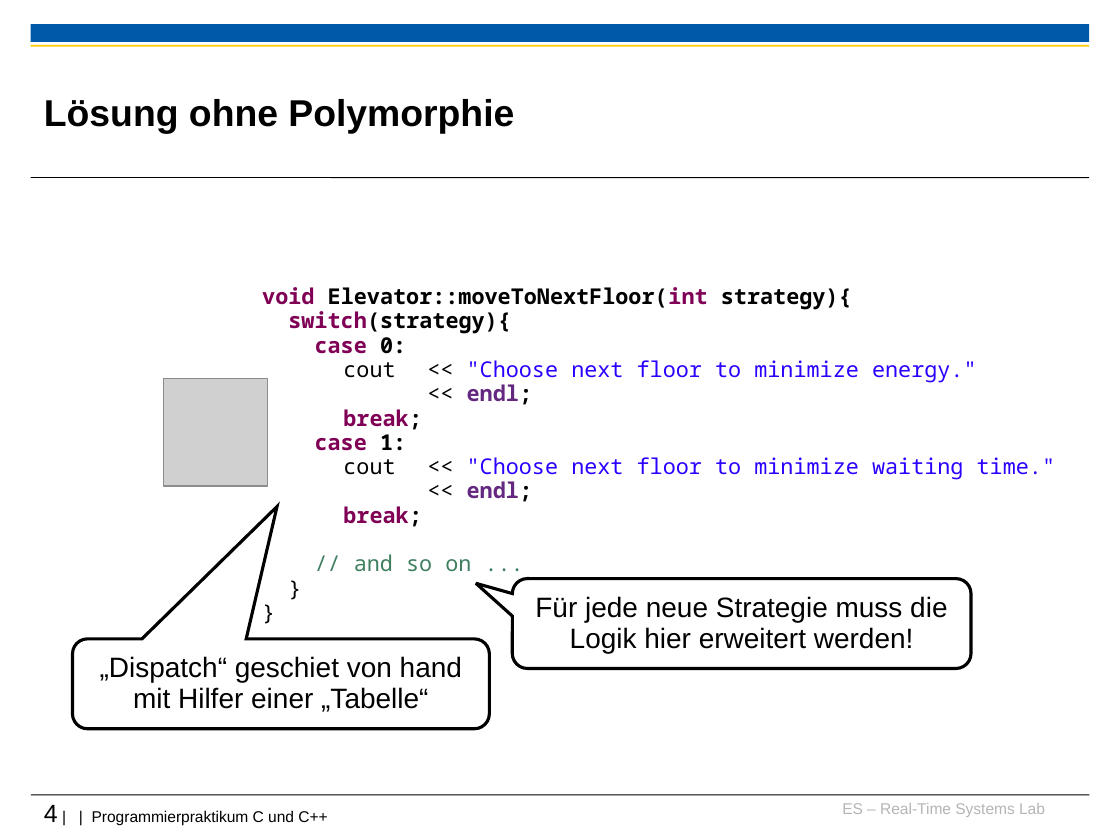
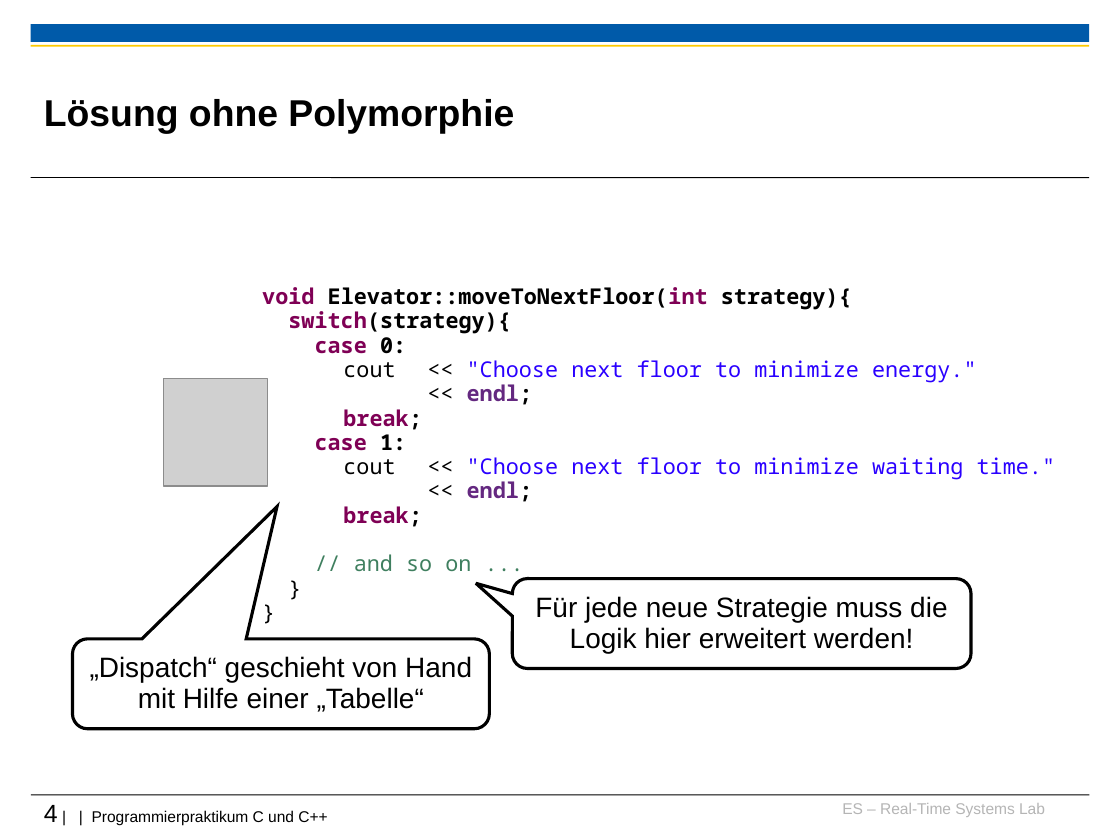
Before and after one commit to h82k/tud-cppp, a slide deck: slide 4 of Vorlesung/3 Vererbung-Polymorphie_F18.ppt. Drawn at 1120x840 pixels with LibreOffice and Linux fonts; fonts in the diff are those of the drawing; grey boxes stand for pictures; background and template pictures are left out. Boxes give left, top, right and bottom in pixels: in the first picture for what was removed or moved away, otherwise in the second. Text is boxed around its words. In the diff, an @@ line names an element or a change of style, - is before the commit and + after.

```diff
--- a/Vorlesung/3 Vererbung-Polymorphie_F18.ppt
+++ b/Vorlesung/3 Vererbung-Polymorphie_F18.ppt
@@ text in rounded speech box at bbox=[90, 656, 472, 712]: text changed @@
-„Dispatch“ geschiet von hand mit Hilfer einer „Tabelle“
+„Dispatch“ geschieht von Hand mit Hilfe einer „Tabelle“
```
Also in this commit, not shown: 3 slides added, 4 other files.
